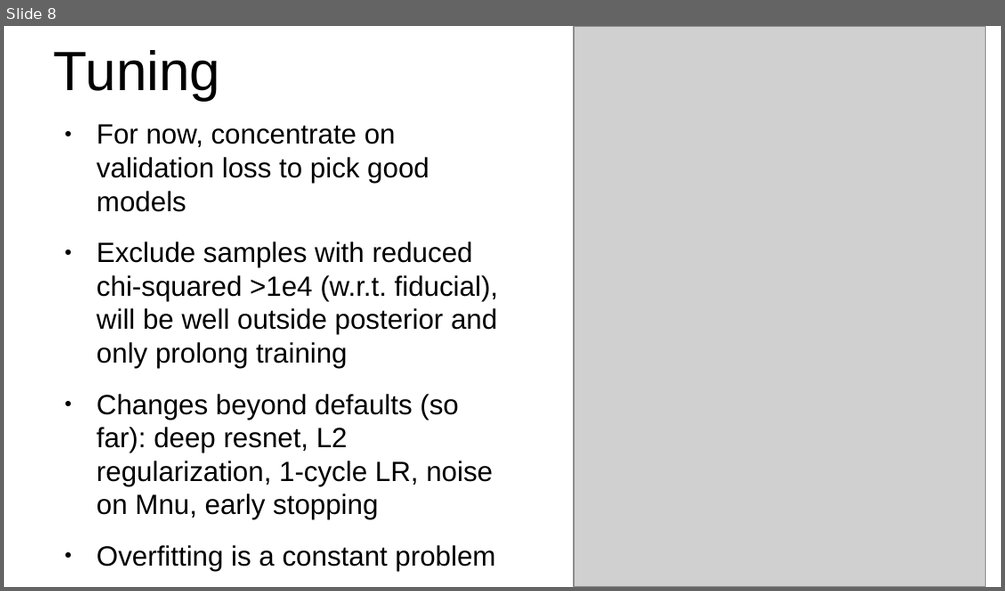
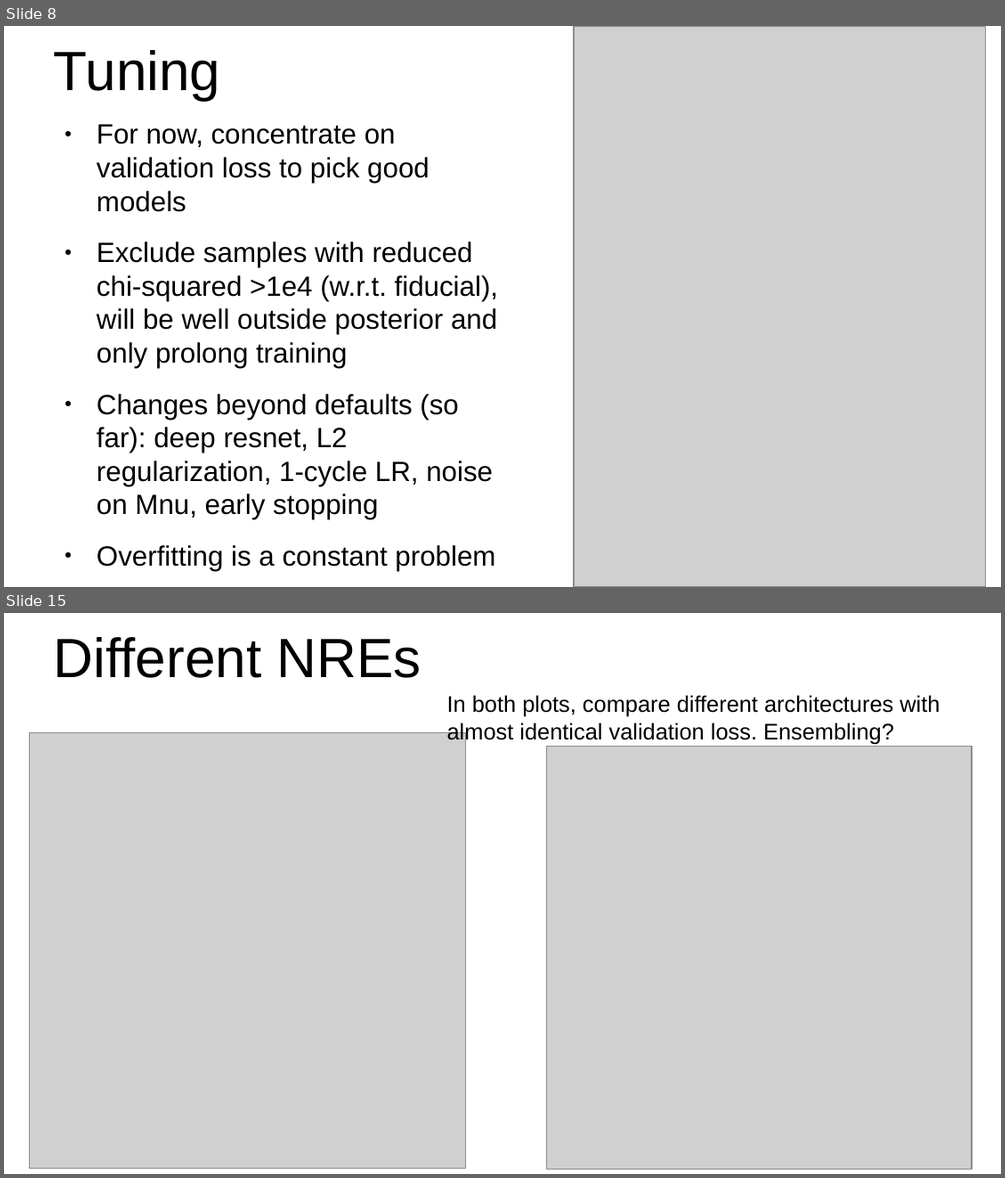
Before and after one commit to leanderthiele/nuvoid_production, a slide deck: presentation_020923.odp. Shown one above the other, each under a label of ours: slide 8 before the commit, slides 8 and 15 after it; the slides between them are not shown. The pictures are 1005x591 and 1005x1178 pixels, drawn with LibreOffice and Linux fonts; fonts in the diff are those of the drawing; grey boxes stand for pictures. Boxes give left, top, right and bottom in pixels: in the first picture for what was removed or moved away, otherwise in the second. Text is boxed around its words. In the diff, an @@ line names an element or a change of style, - is before the commit and + after.

Commit message:
do the proper thing and split training and validation set by cosmology

```diff
--- a/presentation_020923.odp
+++ b/presentation_020923.odp
@@ slide 15 added at (x1=4, y1=613, x2=1001, y2=1174), background #FFFFFF @@
@@ title added at (x1=54, y1=637, x2=421, y2=678), 44 pt, text #000000 @@
+Different NREs
@@ text added at (x1=447, y1=695, x2=939, y2=744), 18 pt, text #000000 @@
+In both plots, compare different architectures with almost identical validation loss. Ensembling?
@@ picture added at (x1=29, y1=733, x2=465, y2=1168) @@
@@ picture added at (x1=547, y1=746, x2=971, y2=1168) @@
```
Also in this commit, not shown: 3 slides changed, 4 other slides added, 4 slides removed, 1 other file.
